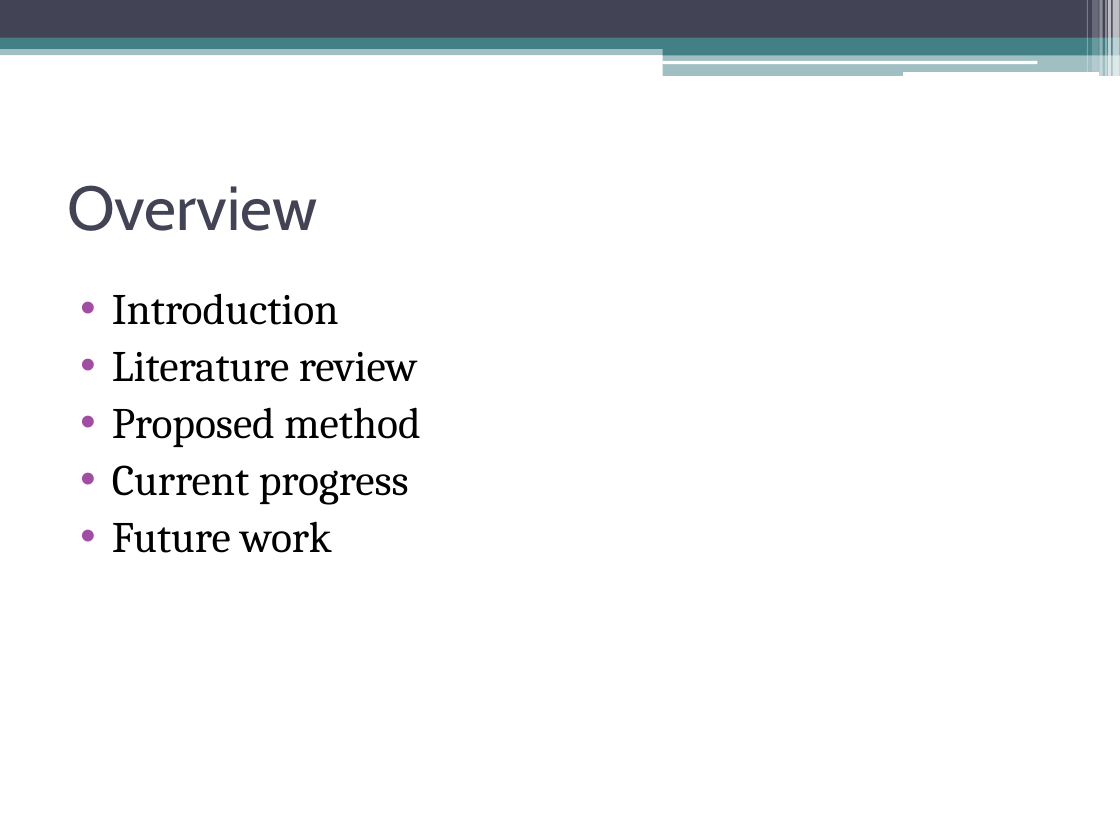
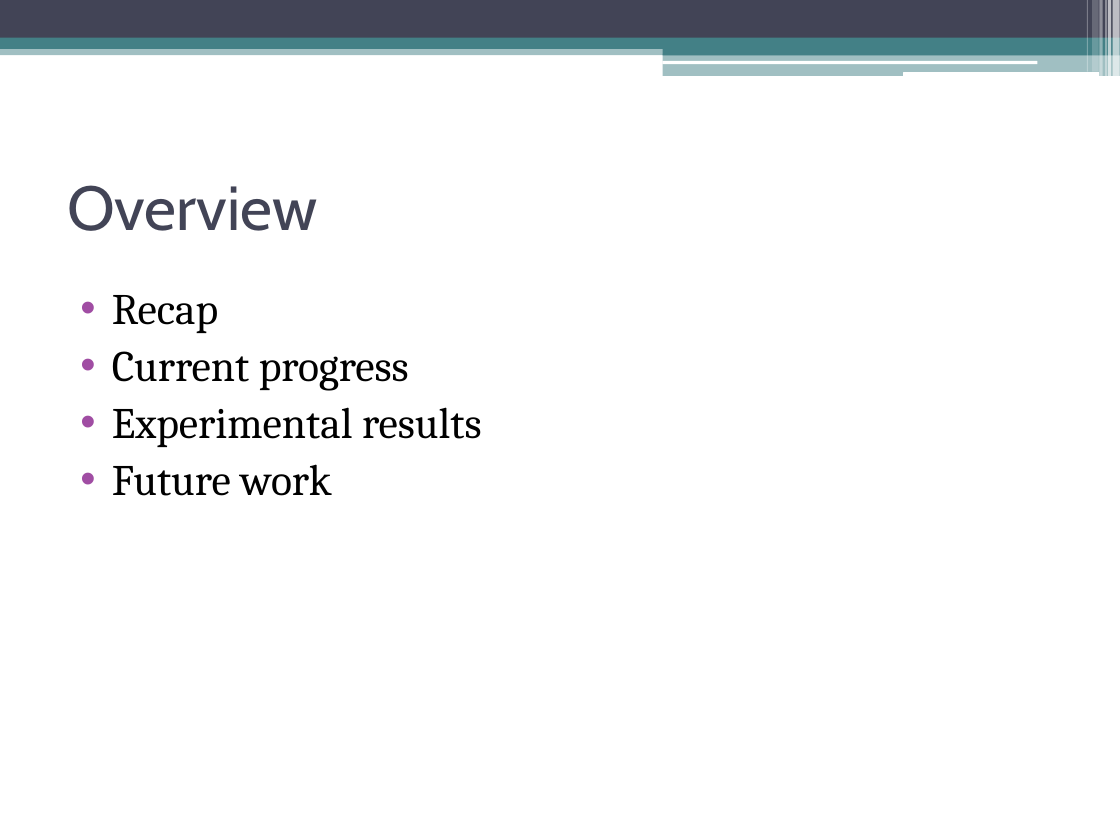
Before and after one commit to alok20121998/Traffic-Optimization-Project, a slide deck: slide 2 of presentation/presentation4.pptx. Drawn at 1120x840 pixels with LibreOffice and Linux fonts; fonts in the diff are those of the drawing. Boxes give left, top, right and bottom in pixels: in the first picture for what was removed or moved away, otherwise in the second. Text is boxed around its words. In the diff, an @@ line names an element or a change of style, - is before the commit and + after.

```diff
--- a/presentation/presentation4.pptx
+++ b/presentation/presentation4.pptx
@@ text at (x1=112, y1=295, x2=218, y2=333): text changed @@
-• Introduction
-• Literature review
-• Proposed method
+• Recap
@@ text at (x1=112, y1=407, x2=482, y2=447): paragraph added @@
+• Experimental results
```
Also in this commit, not shown: 3 other slides changed, 4 slides added, 7 slides removed, 3 other files.
